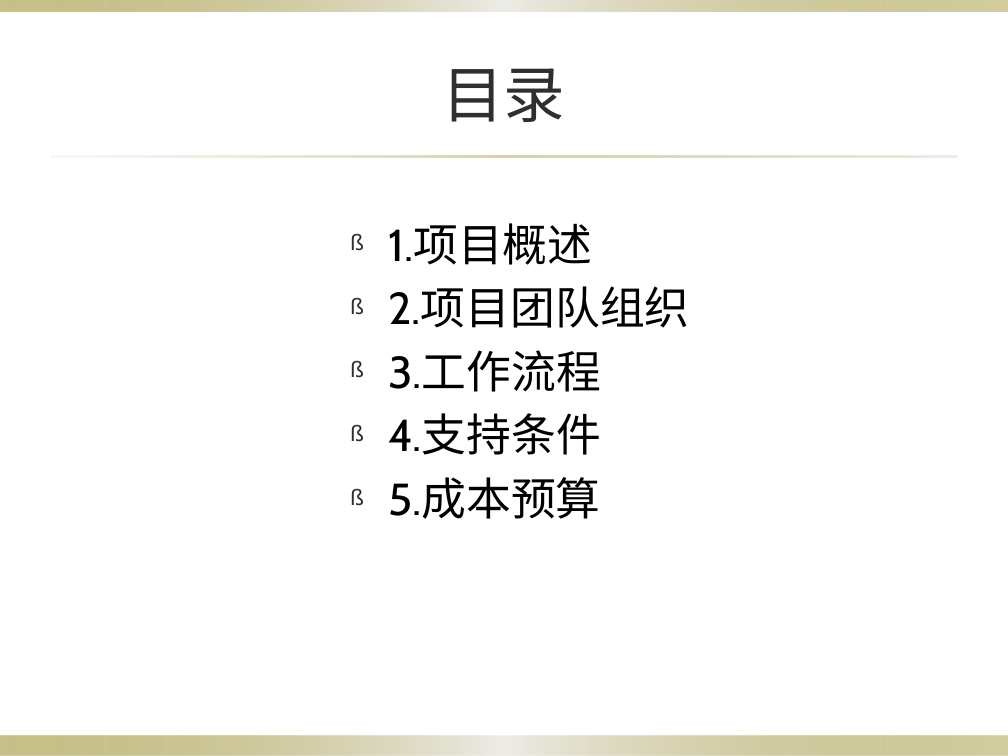
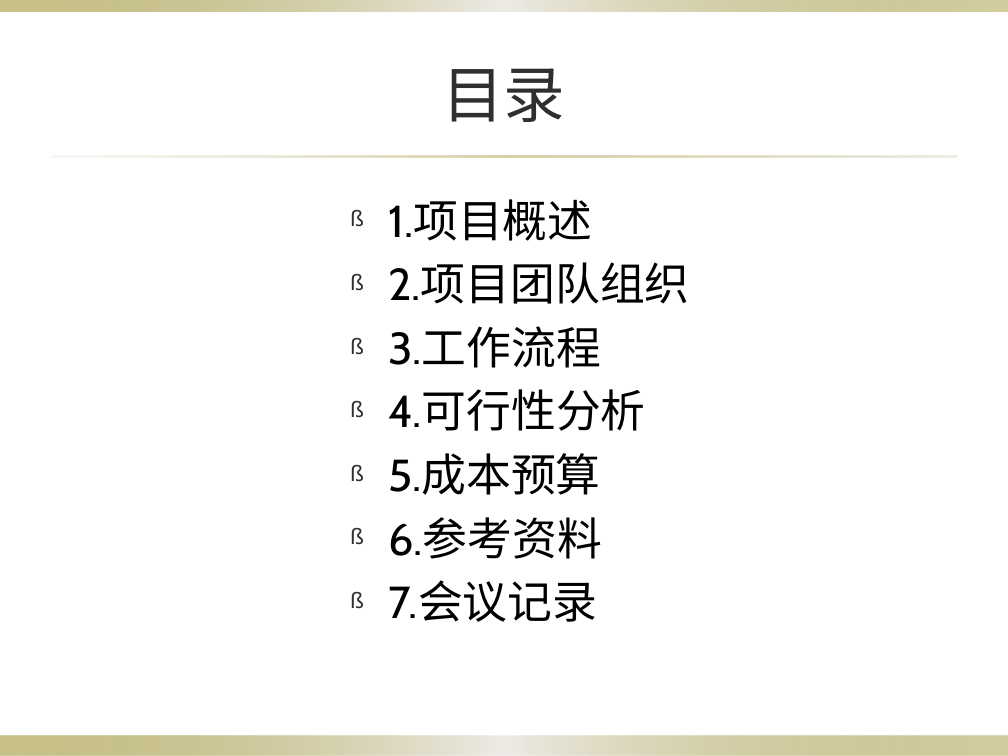
Before and after one commit to 3d-fishing/3D-app, a slide deck: slide 2 of 项目计划(1).pptx. Drawn at 1008x756 pixels with LibreOffice and Linux fonts; fonts in the diff are those of the drawing; background and template pictures are left out. Boxes give left, top, right and bottom in pixels: in the first picture for what was removed or moved away, otherwise in the second. Text is boxed around its words. In the diff, an @@ line names an element or a change of style, - is before the commit and + after.

```diff
--- a/项目计划(1).pptx
+++ b/项目计划(1).pptx
@@ text "1.项目概述": place and size @@
-text "1.项目概述" at (388, 223, 690, 519)
+text "1.项目概述" at (388, 199, 690, 622)
@@ text at (388, 390, 646, 431): text changed @@
-ß 4.支持条件
+ß 4.可行性分析
@@ text at (388, 517, 602, 622): paragraphs added @@
+ß 6.参考资料
+ß 7.会议记录
```
Also in this commit, not shown: 3 other slides changed, 7 slides added, 1 slide removed.
